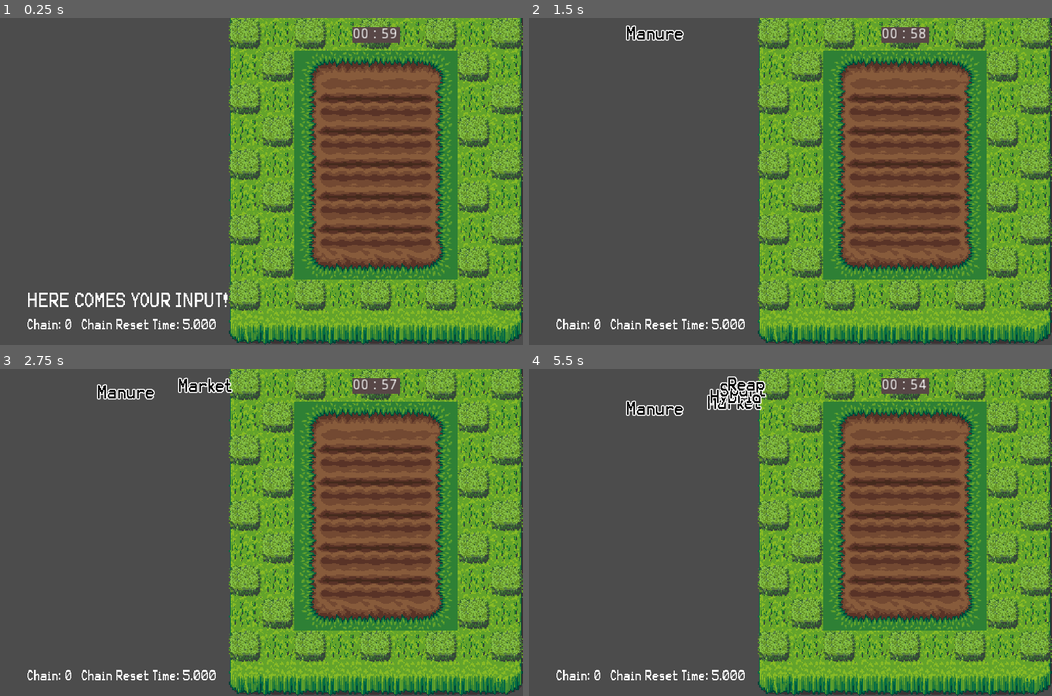
Above: before the commit, frames 1-4 (two rows, left to right).
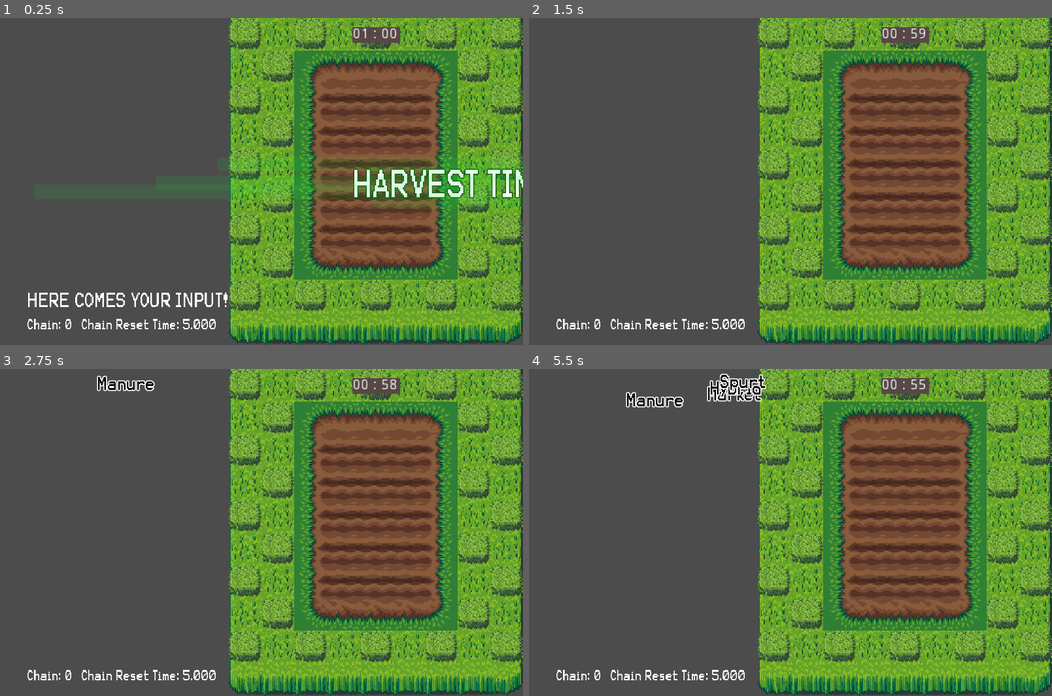
Above: after the commit, the same moments.

Repository: lpancho/GWJ12
Game: Godot game, scene res://scenes/Tutorial.tscn
The game is run twice, just before and just after one commit, with the same random seed, the same clock (stepped at 60 frames per second) and the same inputs.
Inputs:
- Up to frame 1 (0.25 s): no input
- Up to frame 2 (1.5 s): tap Enter at 0.5 s
- Up to frame 3 (2.75 s): no input
- Up to frame 4 (5.5 s): no input

The runs differ from the first frame. In frame 1, 2.7% of the frame differs, in the area x 29-100%, y 3-56%; in frame 2, 0.4%; in frame 3, 1.0%; in frame 4, 1.5%.

Commit message:
fixed time transition from harvest time to defend time

Diff:
--- a/Text to Life/scenes/Tutorial.gd
+++ b/Text to Life/scenes/Tutorial.gd
@@ -12,10 +12,11 @@
 var current_time_scene = time_scene.MORNING
 var is_timer_ready = true
 
-
 func _ready():
+	set_process(false)
+	raining_text.enable_process(false)
 	raining_text.connect("water_plants", self, "_on_WaterPlants")
-	stage_time_start = OS.get_ticks_msec()
+	$TimeTransition.play_time_transition(current_time_scene)
 	pass # Replace with function body.
 
 func _process(delta):
@@ -23,7 +24,8 @@
 		display_stage_time()
 	elif !is_timer_ready and current_time_scene == time_scene.MORNING:
 		# show animation in the screen - showing defend time
-		remove_texts_in_screen()
+		current_time_scene = time_scene.EVENING
+		$TimeTransition.play_time_transition(current_time_scene)
 		# play animation for evening stage
 		pass
 
@@ -99,3 +101,11 @@
 		if counter == plants.size():
 			break
 	pass # Replace with function body.
+
+func _on_TimeTransition_start_stage():
+	remove_texts_in_screen()
+#	yield(get_tree().create_timer(1), "timeout")
+	set_process(true)
+	raining_text.enable_process(true)
+	stage_time_start = OS.get_ticks_msec()
+	pass # Replace with function body.
--- a/Text to Life/scenes/Tutorial.tscn
+++ b/Text to Life/scenes/Tutorial.tscn
@@ -6,6 +6,7 @@
 [ext_resource path="res://tilesets/Plowedsoil.tres" type="TileSet" id=4]
 [ext_resource path="res://scenes/plants/Tomato.tscn" type="PackedScene" id=5]
 [ext_resource path="res://scenes/rainingtext/RainingText.tscn" type="PackedScene" id=6]
+[ext_resource path="res://scenes/timetransition/TimeTransition.tscn" type="PackedScene" id=7]
 
 [node name="Tutorial" type="Node2D"]
 script = ExtResource( 1 )
@@ -112,4 +113,7 @@
 margin_bottom = 31.0
 text = "01 : 00
 "
+
+[node name="TimeTransition" parent="." instance=ExtResource( 7 )]
 [connection signal="pressed" from="Update" to="." method="_on_Update_pressed"]
+[connection signal="start_stage" from="TimeTransition" to="." method="_on_TimeTransition_start_stage"]
--- a/Text to Life/scenes/rainingtext/RainingText.gd
+++ b/Text to Life/scenes/rainingtext/RainingText.gd
@@ -23,10 +23,6 @@
 var chain_time_start = 0
 var chain_time_now = 0
 const CHAIN_TIMER = 5000
-
-func _ready():
-	timer_create_text.start()
-	pass # Replace with function body.
 
 func _process(delta):
 	var text_nodes = $TextsContainer.get_children()
@@ -144,3 +140,10 @@
 func _on_TimerCreateText_timeout():
 	create_new_text()
 	pass # Replace with function body.
+
+func enable_process(value):
+	set_process(value)
+	if value:
+		timer_create_text.start()
+	else:
+		timer_create_text.stop()
--- a/Text to Life/scenes/timetransition/TimeTransition.gd
+++ b/Text to Life/scenes/timetransition/TimeTransition.gd
@@ -5,12 +5,15 @@
 onready var label = $Label
 onready var anim = $Anim
 enum time_scene {MORNING, EVENING}
-
+var transition_end = false
+signal start_stage
 func play_time_transition(current_time_scene):
 	var rect_color
 	if current_time_scene == time_scene.MORNING:
+		label.text = "HARVEST TIME!!!"
 		rect_color = harvest_time_color
 	else:
+		label.text = "DEFEND TIME!!!"
 		rect_color = defend_time_color
 
 	for child in get_children():
@@ -20,8 +23,8 @@
 	anim.play("time_transition_start")
 
 func _on_Anim_animation_finished(anim_name):
-	if anim_name == "time_transition":
+	if anim_name == "time_transition_start":
 		anim.play("time_transition_end")
 	if anim_name == "time_transition_end":
-		queue_free()
+		emit_signal("start_stage")
 	pass # Replace with function body.
--- a/Text to Life/scenes/timetransition/TimeTransition.tscn
+++ b/Text to Life/scenes/timetransition/TimeTransition.tscn
@@ -177,7 +177,7 @@
 margin_top = 146.177
 margin_right = 991.212
 margin_bottom = 160.177
-color = Color( 0.972549, 0.203922, 0, 0.0980392 )
+color = Color( 0, 0.972549, 0.196078, 0.0980392 )
 
 [node name="ColorRect2" type="ColorRect" parent="."]
 margin_left = 569.146
Not shown: 1 places in Text to Life/scenes/Tutorial.tscn that only renumber resources
